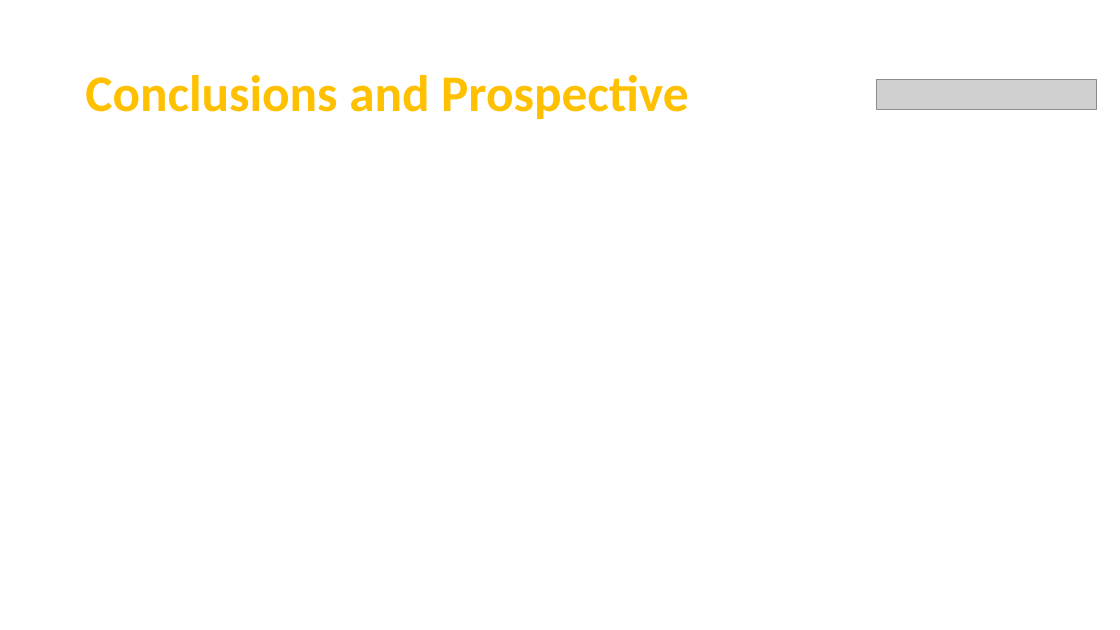
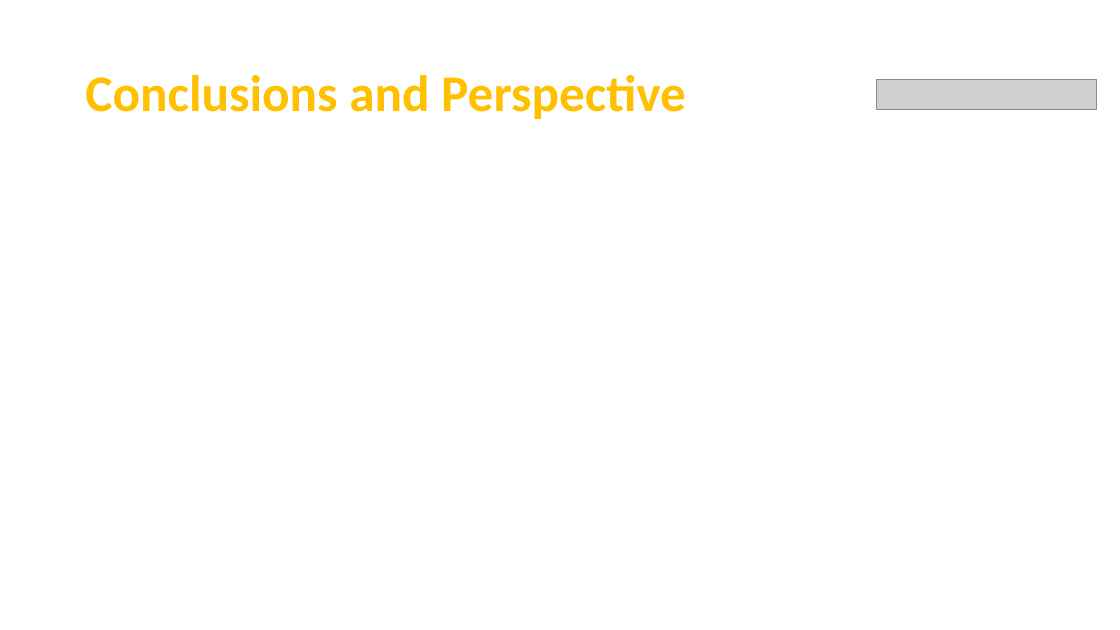
Before and after one commit to Team7-MSBA/Machine-Learning-Final-Project, a slide deck: slide 17 of FinalPresentation.pptx. Drawn at 1120x630 pixels with LibreOffice and Linux fonts; fonts in the diff are those of the drawing; grey boxes stand for pictures. Boxes give left, top, right and bottom in pixels: in the first picture for what was removed or moved away, otherwise in the second. Text is boxed around its words. In the diff, an @@ line names an element or a change of style, - is before the commit and + after.

```diff
--- a/FinalPresentation.pptx
+++ b/FinalPresentation.pptx
@@ title at (x1=85, y1=75, x2=686, y2=119): text changed @@
-Conclusions and Prospective
+Conclusions and Perspective
```
Also in this commit, not shown: 7 other slides changed, 1 slide added.
